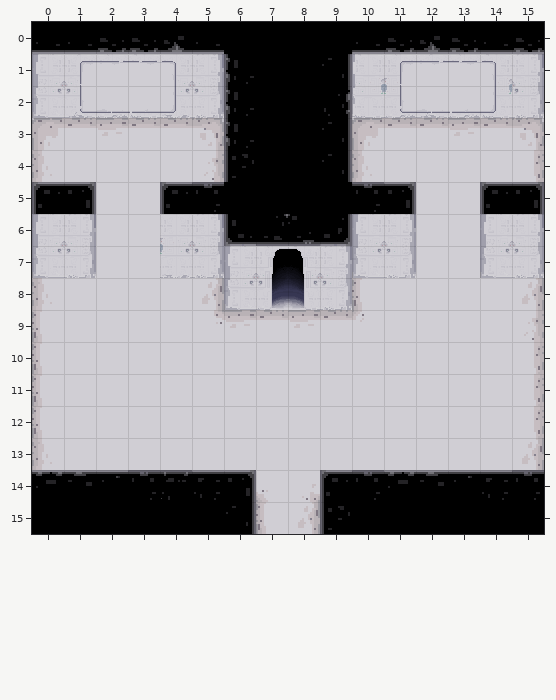
Tiled map: core/assets/level4_map.tmx. The picture above is the old version.
Cells are 32x32 px. Shown: x 0..15, y 0..15.
New version:
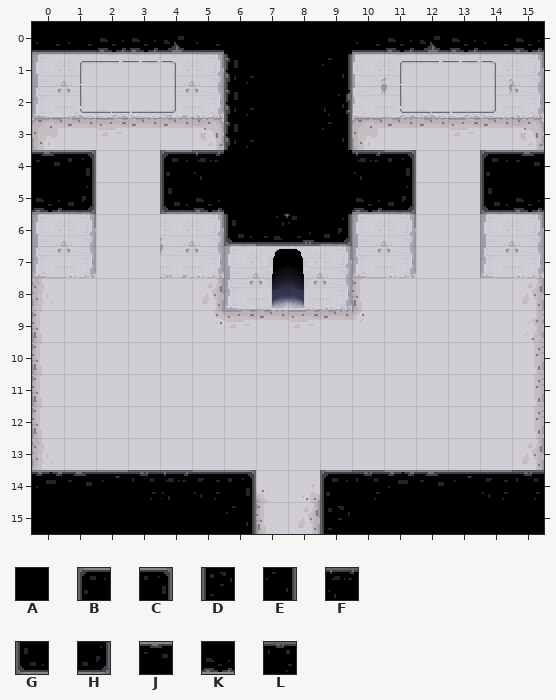
Key: from "finalTileset": A 0, B 1, C 2, D 5, E 6, F 10, G 11, H 12, J 17, K 19, L 22.
_ is an empty cell, . an unchanged one.
The exact change:
--- layer "Grundebene"
@@ x 6..9 @@
- 4 D..E
+ 4 A..A
--- layer "Wand"
@@ x 0..15 @@
- 4 __..__....__..__
- 5 BC..BL....LC..BC
+ 4 JC..BF....FC..BJ
+ 5 KH..GK....KH..GK
Changed places in both pictures, as pixel boxes (x1, y1, x2, y2):
changed: (32, 150, 96, 214)
changed: (160, 150, 254, 214)
changed: (322, 150, 416, 214)
changed: (480, 150, 544, 214)
